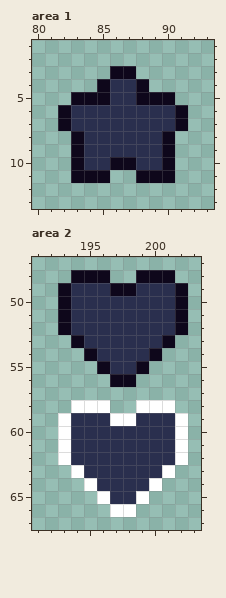
Edited in one commit: pixel-art file (core/assets/ase/ui.ase). Above is the file before it was changed.
256x256 pixels, 1 frame. Shown: area 1: x 80..93, y 1..13; area 2: x 191..203, y 47..67. The commit also changed other parts of the picture, which this record leaves out.
Once edited:
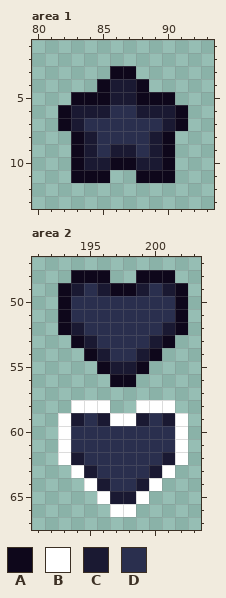
Palette (. is transparent): A #0e071b  B #ffffff  C #1a1932  D #2a2f4e
What changed:
{"where": "area 1"}
{"y":4,"x":86,"old":"DD","new":"CC"}
{"y":5,"x":86,"old":"DD","new":"CC"}
{"y":6,"x":83,"old":"DDD","new":"CCC"}
{"y":6,"x":88,"old":"DDD","new":"CCC"}
{"y":7,"x":83,"old":"D","new":"C"}
{"y":7,"x":90,"old":"D","new":"C"}
{"y":8,"x":84,"old":"D","new":"C"}
{"y":8,"x":89,"old":"D","new":"C"}
{"y":9,"x":84,"old":"D","new":"C"}
{"y":9,"x":86,"old":"DD","new":"CC"}
{"y":9,"x":89,"old":"D","new":"C"}
{"y":10,"x":84,"old":"DD","new":"CC"}
{"y":10,"x":88,"old":"DD","new":"CC"}
{"where": "area 2"}
{"y":49,"x":194,"old":"D","new":"C"}
{"y":49,"x":196,"old":"D","new":"C"}
{"y":49,"x":199,"old":"D","new":"C"}
{"y":49,"x":201,"old":"D","new":"C"}
{"y":52,"x":194,"old":"D","new":"C"}
{"y":52,"x":201,"old":"D","new":"C"}
{"y":53,"x":195,"old":"D","new":"C"}
{"y":53,"x":200,"old":"D","new":"C"}
{"y":54,"x":196,"old":"D","new":"C"}
{"y":54,"x":199,"old":"D","new":"C"}
{"y":55,"x":197,"old":"DD","new":"CC"}
{"y":59,"x":194,"old":"D","new":"C"}
{"y":59,"x":196,"old":"D","new":"C"}
{"y":59,"x":199,"old":"D","new":"C"}
{"y":59,"x":201,"old":"D","new":"C"}
{"y":62,"x":194,"old":"D","new":"C"}
{"y":62,"x":201,"old":"D","new":"C"}
{"y":63,"x":195,"old":"D","new":"C"}
{"y":63,"x":200,"old":"D","new":"C"}
{"y":64,"x":196,"old":"D","new":"C"}
{"y":64,"x":199,"old":"D","new":"C"}
{"y":65,"x":197,"old":"DD","new":"CC"}
{"label":"changed","picture_box":[71,79,175,170]}
{"label":"changed","picture_box":[71,283,175,374]}
{"label":"changed","picture_box":[71,413,175,504]}
